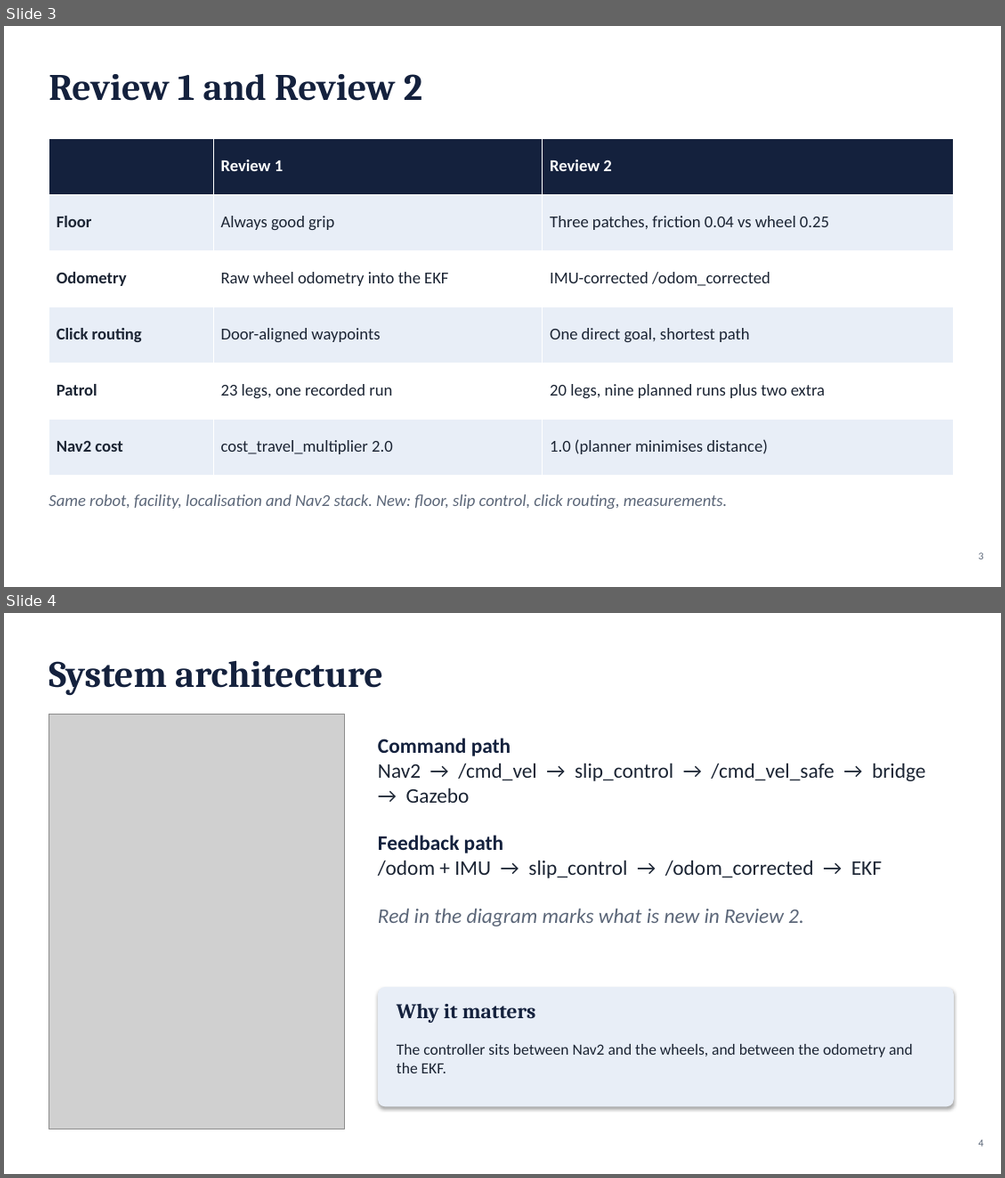
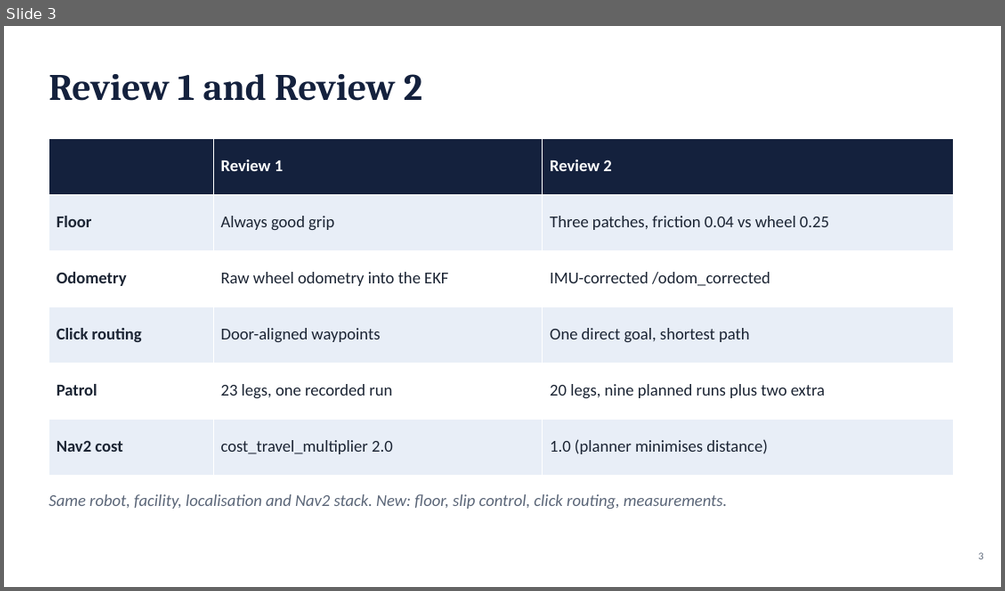
Before and after one commit to Saibts/AgileX_ScoutMini_JAZZY, a slide deck: docs/Scout_Mini_Project_Presentation.pptx. Shown one above the other, each under a label of ours: slides 3 and 4 before the commit, slide 3 after it. The pictures are 1005x1178 and 1005x591 pixels, drawn with LibreOffice and Linux fonts; fonts in the diff are those of the drawing; grey boxes stand for pictures. Boxes give left, top, right and bottom in pixels: in the first picture for what was removed or moved away, otherwise in the second. Text is boxed around its words. In the diff, an @@ line names an element or a change of style, - is before the commit and + after.

```diff
--- a/docs/Scout_Mini_Project_Presentation.pptx
+++ b/docs/Scout_Mini_Project_Presentation.pptx
@@ slide 4 removed at bbox=[4, 613, 1001, 1174], background #FFFFFF @@
@@ text removed at bbox=[48, 660, 383, 696] @@
-System architecture
@@ picture removed at bbox=[48, 714, 344, 1129] @@
@@ text removed at bbox=[378, 738, 925, 926] @@
-Command path
-Nav2 → /cmd_vel → slip_control → /cmd_vel_safe → bridge → Gazebo
-Feedback path
-/odom + IMU → slip_control → /odom_corrected → EKF
-Red in the diagram marks what is new in Review 2.
@@ rounded rectangle removed at bbox=[378, 987, 954, 1107] @@
@@ text removed at bbox=[396, 1004, 536, 1022] @@
-Why it matters
@@ text removed at bbox=[396, 1044, 913, 1073] @@
-The controller sits between Nav2 and the wheels, and between the odometry and the EKF.
@@ text removed at bbox=[979, 1139, 984, 1146] @@
-4
```
Also in this commit, not shown: 1 slide added.
